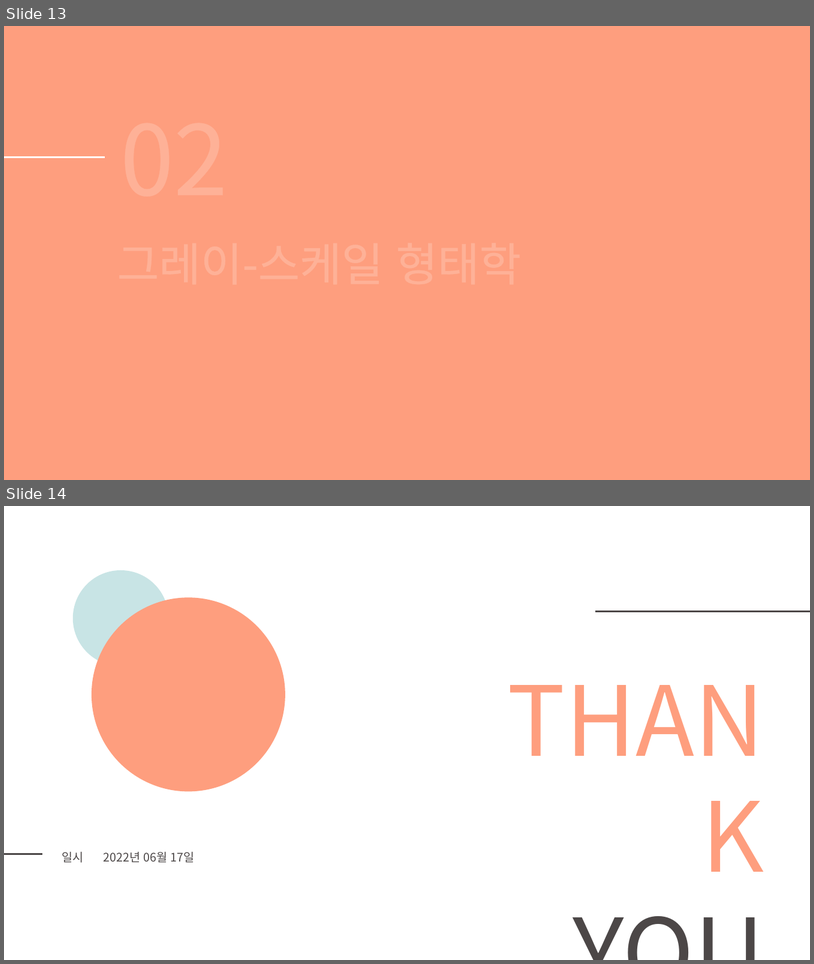
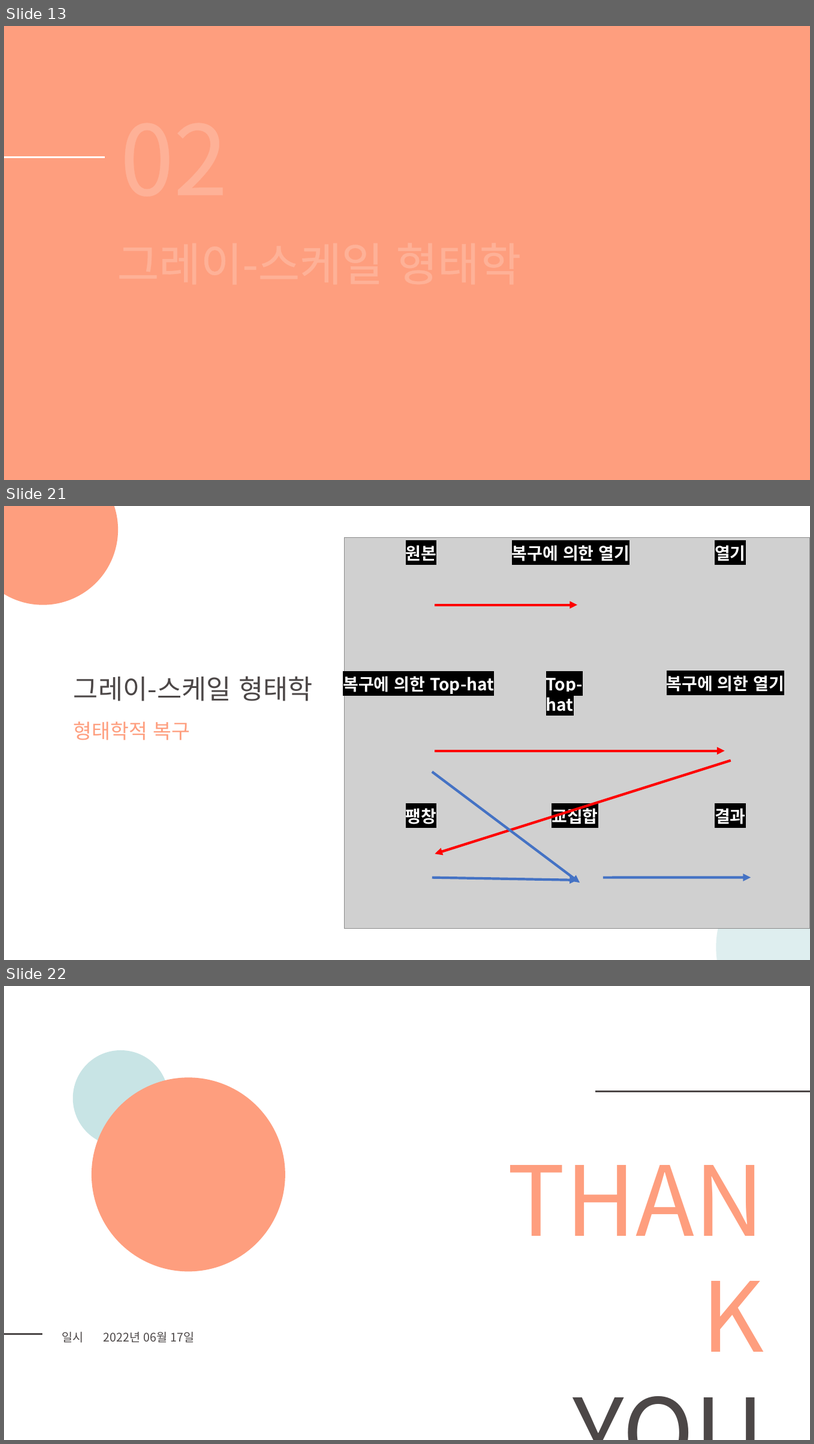
Before and after one commit to DaeSeokSong/summarize-study, a slide deck: 디지털 영상처리 제3판/PPT/14주차 세미나_디지털 영상처리.pptx. Shown one above the other, each under a label of ours: slides 13 and 14 before the commit, slides 13, 21 and 22 after it; the slides between them are not shown. The pictures are 814x964 and 814x1444 pixels, drawn with LibreOffice and Linux fonts; fonts in the diff are those of the drawing; grey boxes stand for pictures. Boxes give left, top, right and bottom in pixels: in the first picture for what was removed or moved away, otherwise in the second. Text is boxed around its words. In the diff, an @@ line names an element or a change of style, - is before the commit and + after.

```diff
--- a/디지털 영상처리 제3판/PPT/14주차 세미나_디지털 영상처리.pptx
+++ b/디지털 영상처리 제3판/PPT/14주차 세미나_디지털 영상처리.pptx
@@ slide 21 added at (x1=4, y1=506, x2=810, y2=960), background #FFFFFF @@
@@ ellipse added at (x1=4, y1=506, x2=119, y2=605), fill #FE9E7E @@
@@ picture added at (x1=345, y1=537, x2=810, y2=928) @@
@@ text added at (x1=406, y1=543, x2=437, y2=564), 20 pt, text #FFFFFF, bold @@
+원본
@@ text added at (x1=512, y1=545, x2=630, y2=561), 20 pt, text #FFFFFF, bold @@
+복구에 의한 열기
@@ text added at (x1=715, y1=545, x2=746, y2=561), 20 pt, text #FFFFFF, bold @@
+열기
@@ arrow added from (435, 604) to (578, 604), #FF0000 3 pt @@
@@ text added at (x1=74, y1=676, x2=313, y2=701), 32 pt, text #4C4747 @@
+그레이-스케일 형태학
@@ text added at (x1=343, y1=676, x2=494, y2=694), 20 pt, text #FFFFFF, bold @@
+복구에 의한 Top-hat
@@ text added at (x1=546, y1=678, x2=583, y2=711), 20 pt, text #FFFFFF, bold @@
+Top-hat
@@ text added at (x1=667, y1=675, x2=785, y2=691), 20 pt, text #FFFFFF, bold @@
+복구에 의한 열기
@@ text added at (x1=74, y1=721, x2=191, y2=740), 24 pt, text #FE9E7E @@
+형태학적 복구
@@ arrow added from (435, 750) to (725, 750), #FF0000 3 pt @@
@@ arrow added from (432, 772) to (580, 882), #4472C4 3 pt @@
@@ arrow added from (731, 760) to (435, 854), #FF0000 3 pt @@
@@ text added at (x1=406, y1=805, x2=437, y2=827), 20 pt, text #FFFFFF, bold @@
+팽창
@@ text added at (x1=552, y1=805, x2=598, y2=824), 20 pt, text #FFFFFF, bold @@
+교집합
@@ text added at (x1=715, y1=808, x2=746, y2=824), 20 pt, text #FFFFFF, bold @@
+결과
@@ ellipse added at (x1=717, y1=853, x2=810, y2=960), fill #C8E4E5 at 60% opacity @@
@@ arrow added from (432, 877) to (578, 880), #4472C4 3 pt @@
@@ arrow added from (603, 877) to (751, 877), #4472C4 3 pt @@
@@ what was slide 14 is now slide 22 @@
```
Also in this commit, not shown: 1 slide changed, 7 other slides added.
